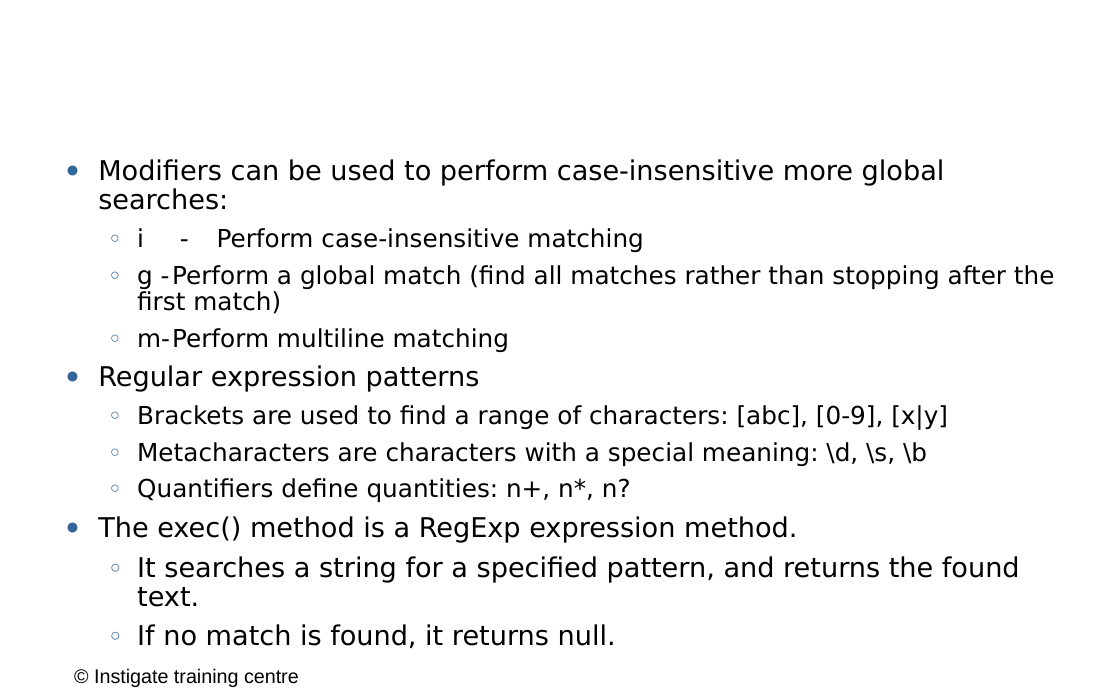
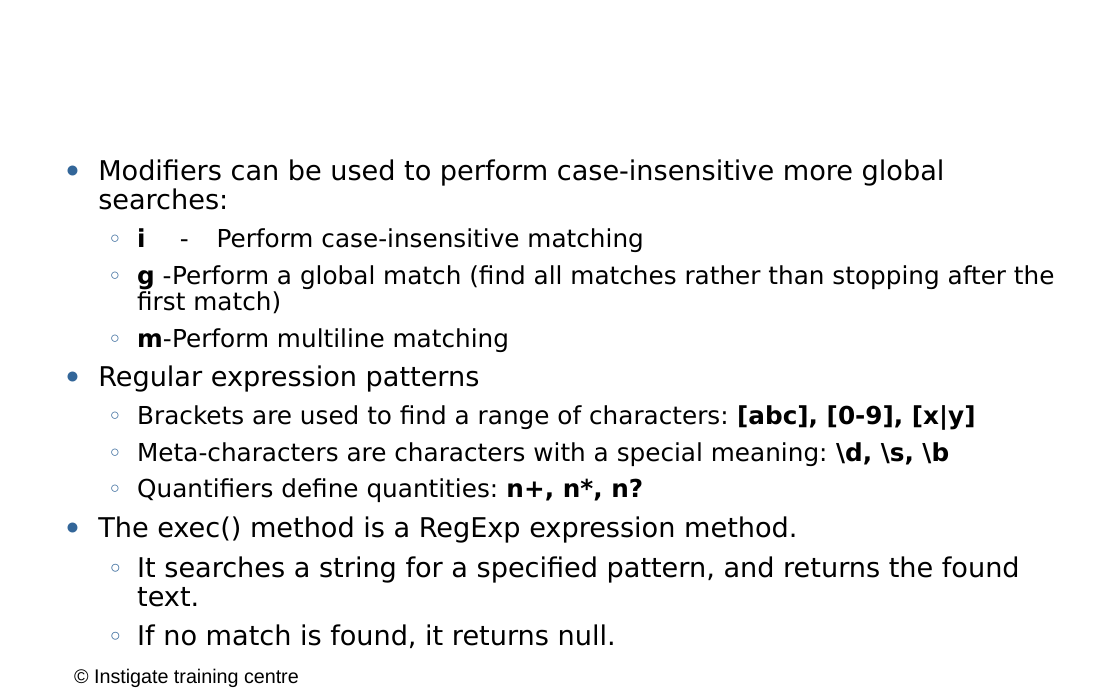
Before and after one commit to ITC-Vanadzor/ITC-7, a slide deck: slide 14 of Presentations/Javascript/3_control_constructs.odp (slide 16 before the commit). Drawn at 1120x700 pixels with LibreOffice and Linux fonts; fonts in the diff are those of the drawing; background and template pictures are left out. Boxes give left, top, right and bottom in pixels: in the first picture for what was removed or moved away, otherwise in the second. Text is boxed around its words. In the diff, an @@ line names an element or a change of style, - is before the commit and + after.

```diff
--- a/Presentations/Javascript/3_control_constructs.odp
+++ b/Presentations/Javascript/3_control_constructs.odp
@@ text at box(137, 228, 1055, 502): bold on in "i", "g", "m-", "[abc], [0-9], [x|y]" and 1 more places @@
@@ text at box(137, 442, 949, 466): text changed @@
-  ○ Metacharacters are characters with a special meaning: \d, \s, \b
+  ○ Meta-characters are characters with a special meaning: \d, \s, \b
```
Also in this commit, not shown: 9 other slides changed, 2 slides removed, 1 other file.
